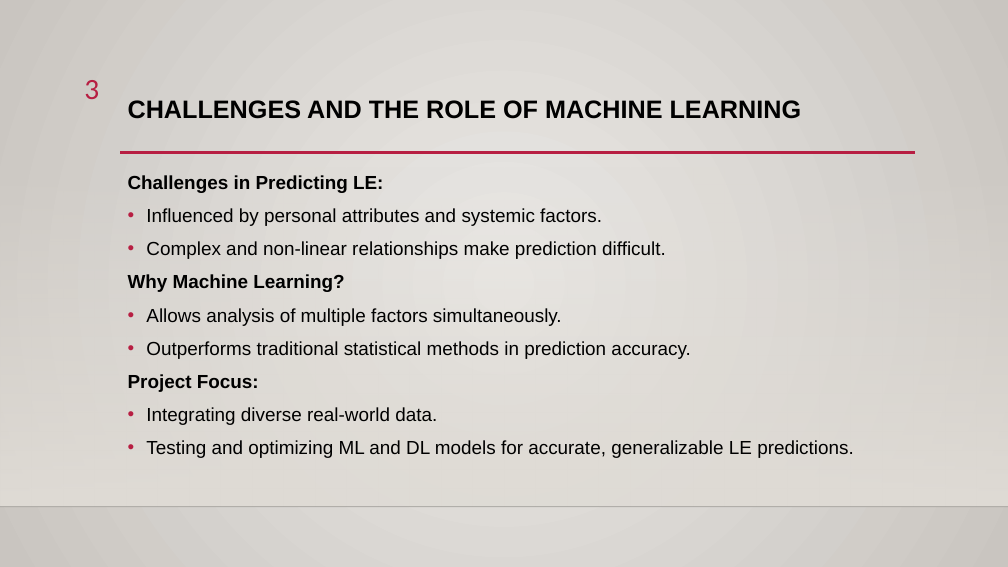
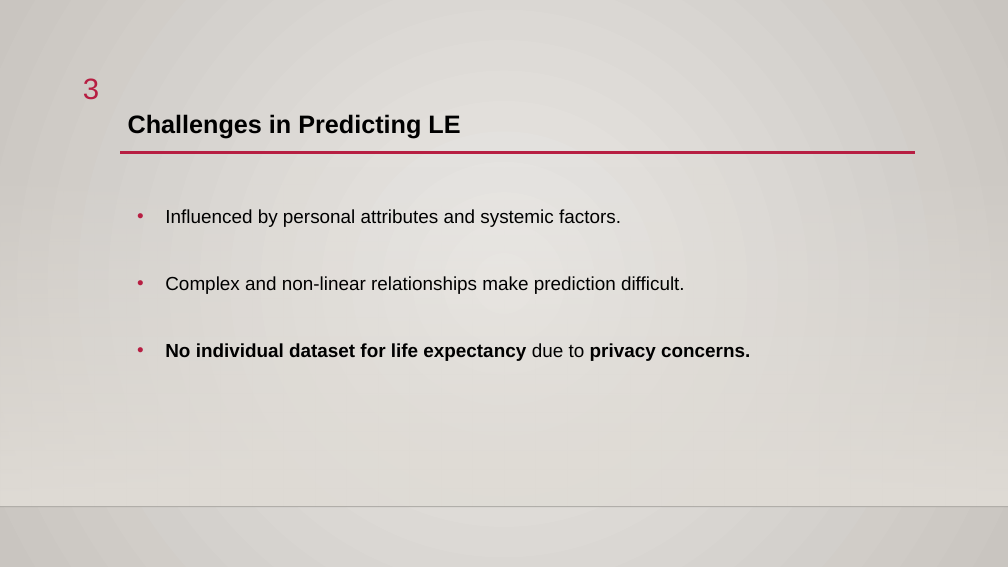
Before and after one commit to mahersalman/life-expectancy, a slide deck: slide 3 of Presentation.pptx. Drawn at 1008x567 pixels with LibreOffice and Linux fonts; fonts in the diff are those of the drawing; background and template pictures are left out. Boxes give left, top, right and bottom in pixels: in the first picture for what was removed or moved away, otherwise in the second. Text is boxed around its words. In the diff, an @@ line names an element or a change of style, - is before the commit and + after.

```diff
--- a/Presentation.pptx
+++ b/Presentation.pptx
@@ page number at (83, 78, 99, 100): font Calibri to Arial @@
@@ title at (128, 114, 460, 138): text changed @@
-CHALLENGES AND THE ROLE OF MACHINE LEARNING
+Challenges in Predicting LE
@@ text at (128, 175, 383, 193): paragraph removed @@
-Challenges in Predicting LE:
@@ text at (165, 209, 685, 294): indent changed; line spacing 1 to 2.5 @@
@@ text at (165, 343, 750, 361): text changed; bold on @@
-Why Machine Learning?
-• Allows analysis of multiple factors simultaneously.
-• Outperforms traditional statistical methods in prediction accuracy.
-Project Focus:
-• Integrating diverse real-world data.
-• Testing and optimizing ML and DL models for accurate, generalizable LE predictions.
+• No individual dataset for life expectancy due to privacy concerns.
```
Also in this commit, not shown: 12 other slides changed, 1 slide added, 1 slide removed, 2 other files.
